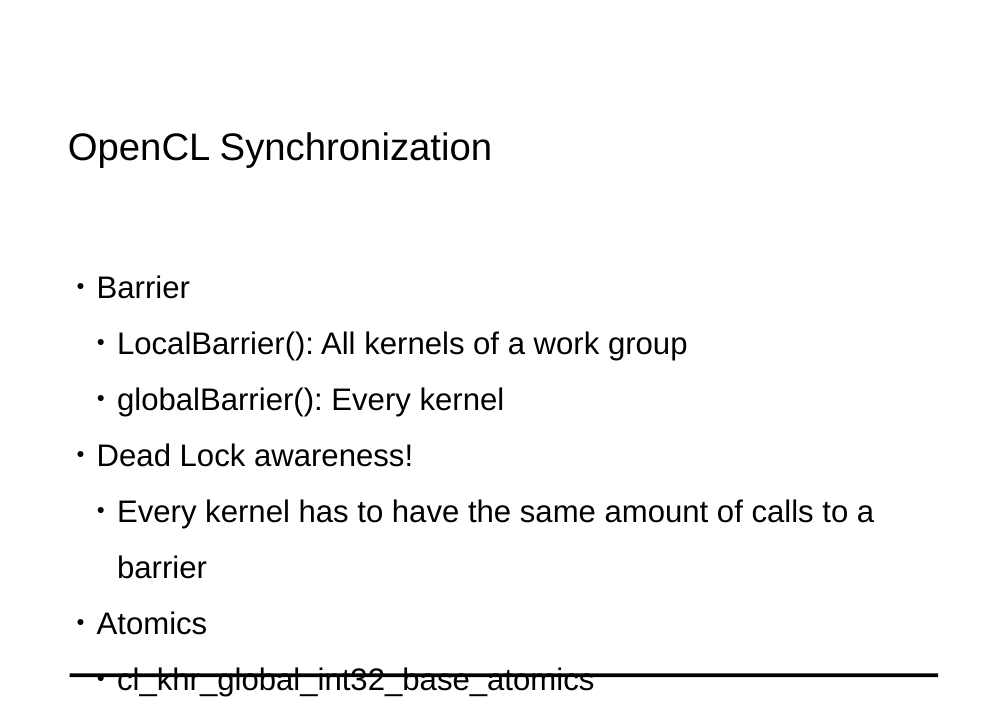
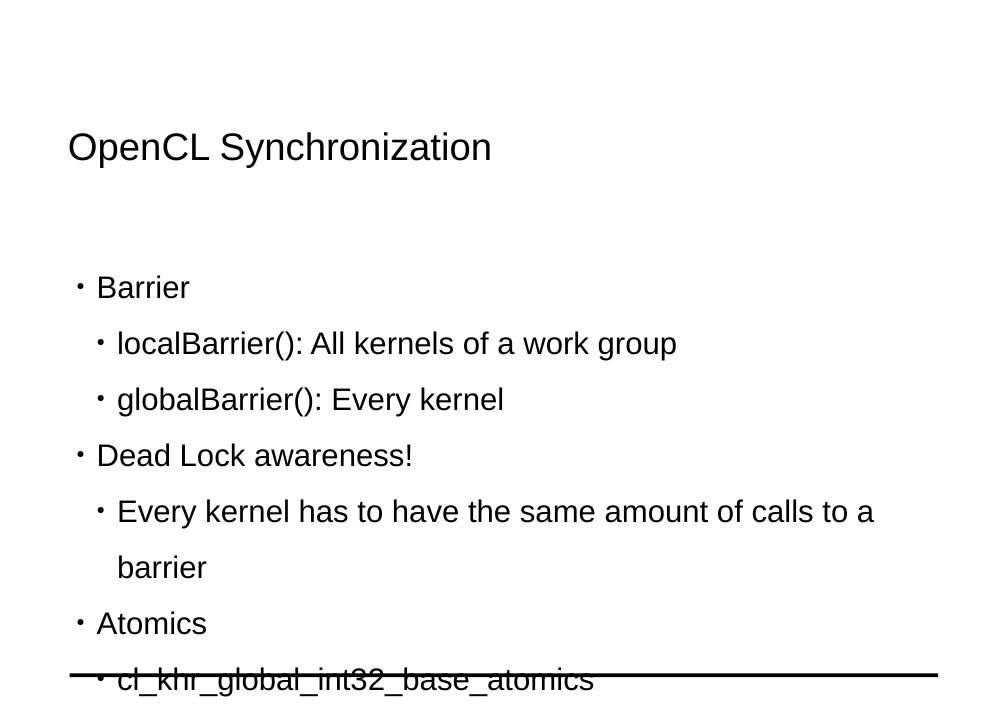
Before and after one commit to fluescher/conpr-opencl-lecture, a slide deck: slide 18 of docs/SL_OpenCL.odp. Drawn at 1008x713 pixels with LibreOffice and Linux fonts; fonts in the diff are those of the drawing; background and template pictures are left out. Boxes give left, top, right and bottom in pixels: in the first picture for what was removed or moved away, otherwise in the second. Text is boxed around its words. In the diff, an @@ line names an element or a change of style, - is before the commit and + after.

```diff
--- a/docs/SL_OpenCL.odp
+++ b/docs/SL_OpenCL.odp
@@ text at (117, 331, 678, 360): text changed @@
-  ● LocalBarrier(): All kernels of a work group
+  ● localBarrier(): All kernels of a work group
```
Also in this commit, not shown: 1 other slide changed, 1 other file.
